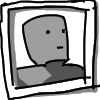
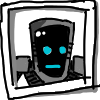
Before/after of a 100x100 layered artwork. What changed in the layer stack:
added layer "Copy of Paint Layer 3" above "Paint Layer 3" over [15, 14, 84, 90]
hid "Paint Layer 3" over [15, 14, 84, 90]
